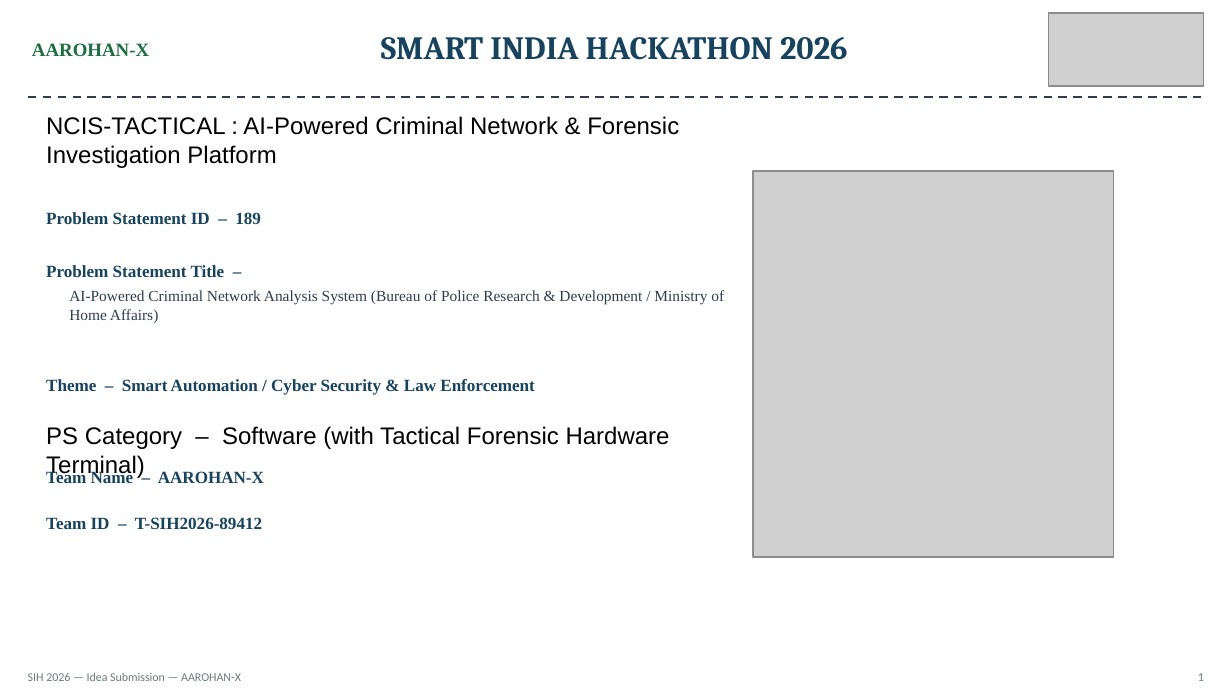
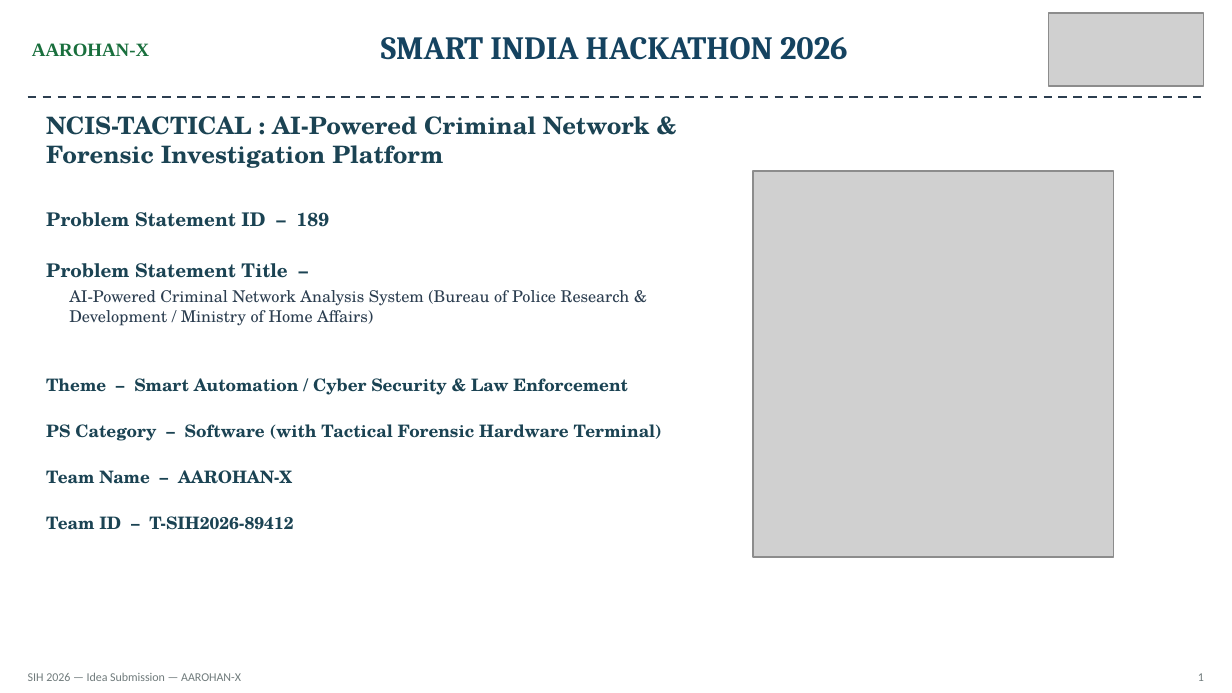
Before and after one commit to muhammedmaahir68-droid/cyber-kit, a slide deck: slide 1 of presentation/SIH_Ideate_Template_AAROHAN-X.pptx. Drawn at 1232x693 pixels with LibreOffice and Linux fonts; fonts in the diff are those of the drawing; grey boxes stand for pictures. Boxes give left, top, right and bottom in pixels: in the first picture for what was removed or moved away, otherwise in the second. Text is boxed around its words. In the diff, an @@ line names an element or a change of style, - is before the commit and + after.

Commit message:
Fix slide typography: balance font sizes, remove double bullets, prevent overflow across all 6 slides

```diff
--- a/presentation/SIH_Ideate_Template_AAROHAN-X.pptx
+++ b/presentation/SIH_Ideate_Template_AAROHAN-X.pptx
@@ text "NCIS-TACTICAL : AI-Powered Criminal Network ..." at (46, 116, 650, 168): font Arial to TeX Gyre Schola, text colour #000000 to #1B4353, bold on @@
@@ text "Problem Statement ID – 189" at (46, 212, 329, 227): size 10 to 11 pt, font Times New Roman to TeX Gyre Schola, text colour #154360 to #1B4353 @@
@@ text "Problem Statement Title –" at (46, 263, 287, 278): size 10 to 11 pt, font Times New Roman to TeX Gyre Schola, text colour #154360 to #1B4353 @@
@@ text "AI-Powered Criminal Network Analysis System ..." at (69, 290, 630, 326): size 9 to 9.5 pt, font Times New Roman to TeX Gyre Schola @@
@@ text "PS Category – Software (with ..." at (46, 424, 662, 441): size 14 to 10 pt, font Arial to TeX Gyre Schola, text colour #000000 to #1B4353, bold on @@
@@ font Times New Roman to TeX Gyre Schola, text colour #154360 to #1B4353 in 3 elements at (46, 378, 628, 395), (46, 470, 292, 484), (46, 516, 293, 530) @@
```
Also in this commit, not shown: 5 other slides changed, 6 other files.
